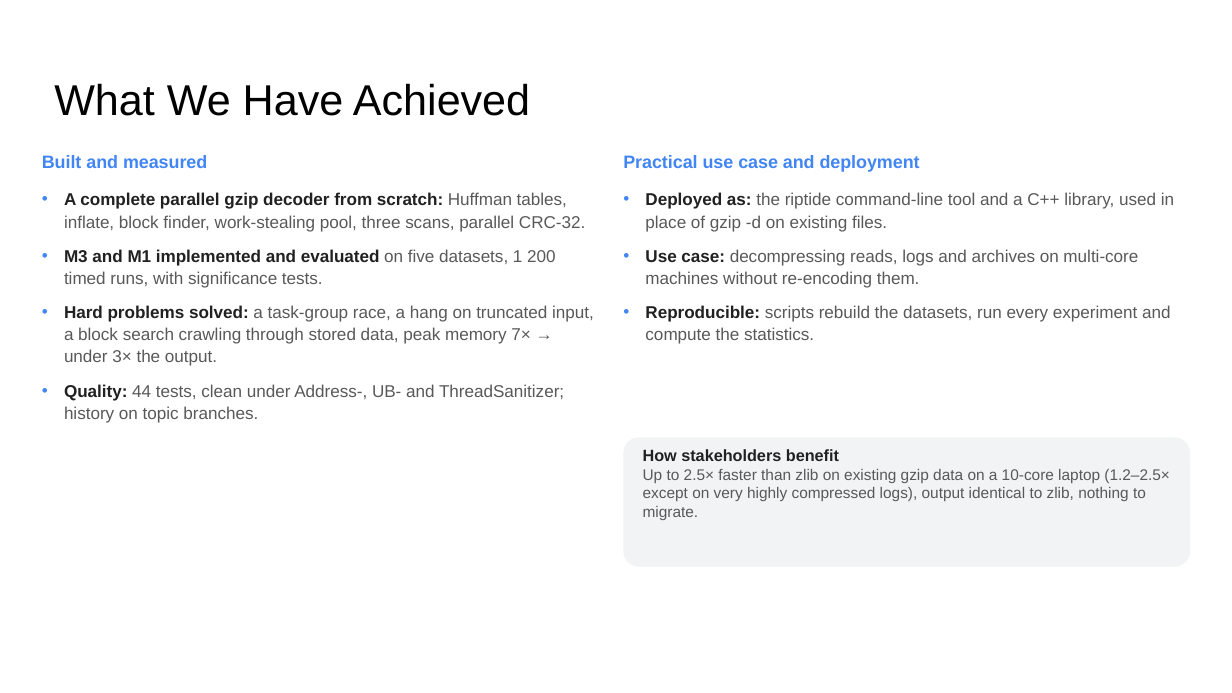
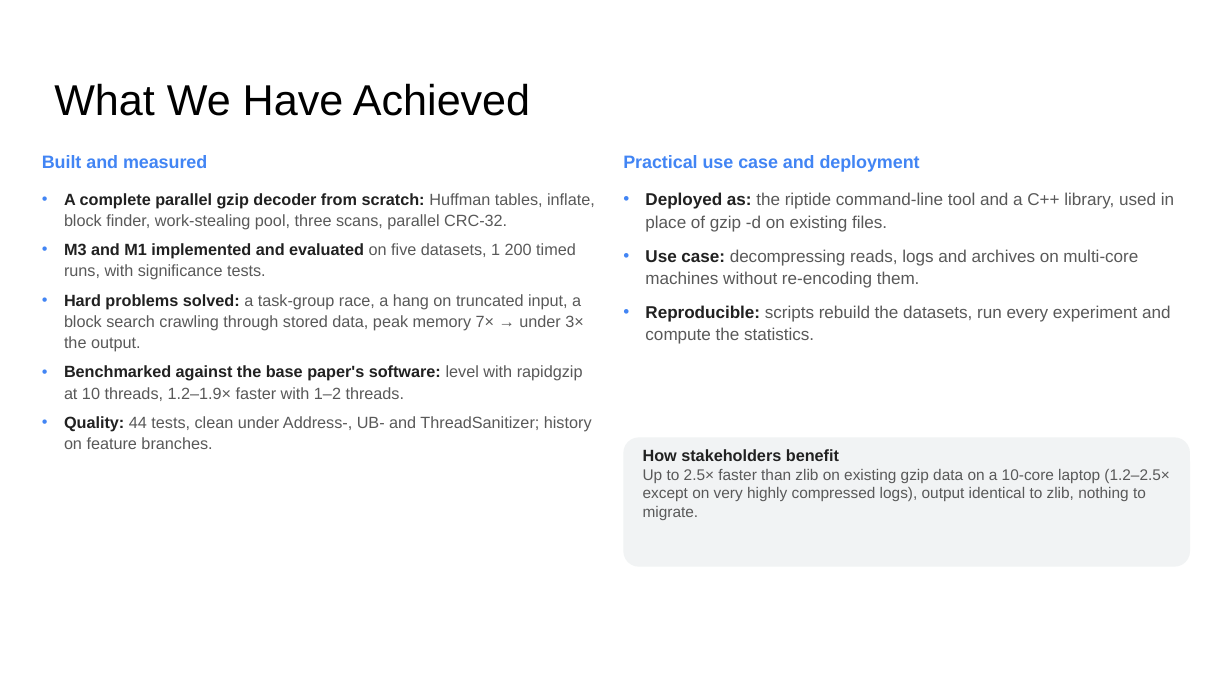
Before and after one commit to DarkDS13/riptide, a slide deck: slide 7 of docs/final/riptide_final_presentation.pptx. Drawn at 1232x693 pixels with LibreOffice and Linux fonts; fonts in the diff are those of the drawing. Boxes give left, top, right and bottom in pixels: in the first picture for what was removed or moved away, otherwise in the second. Text is boxed around its words. In the diff, an @@ line names an element or a change of style, - is before the commit and + after.

```diff
--- a/docs/final/riptide_final_presentation.pptx
+++ b/docs/final/riptide_final_presentation.pptx
@@ text at [64, 193, 595, 352]: size 10 to 9.5 pt in "A complete parallel gzip decoder from scratch: ...", "M3 and M1 implemented and evaluated on ...", "Hard problems solved: a task-group race, a ..."; less space between paragraphs @@
@@ text at [64, 365, 592, 449]: text changed; size 10 to 9.5 pt @@
-• Quality: 44 tests, clean under Address-, UB- and ThreadSanitizer; history on topic branches.
+• Benchmarked against the base paper's software: level with rapidgzip at 10 threads, 1.2–1.9× faster with 1–2 threads.
+• Quality: 44 tests, clean under Address-, UB- and ThreadSanitizer; history on feature branches.
```
Also in this commit, not shown: 2 other slides changed.
